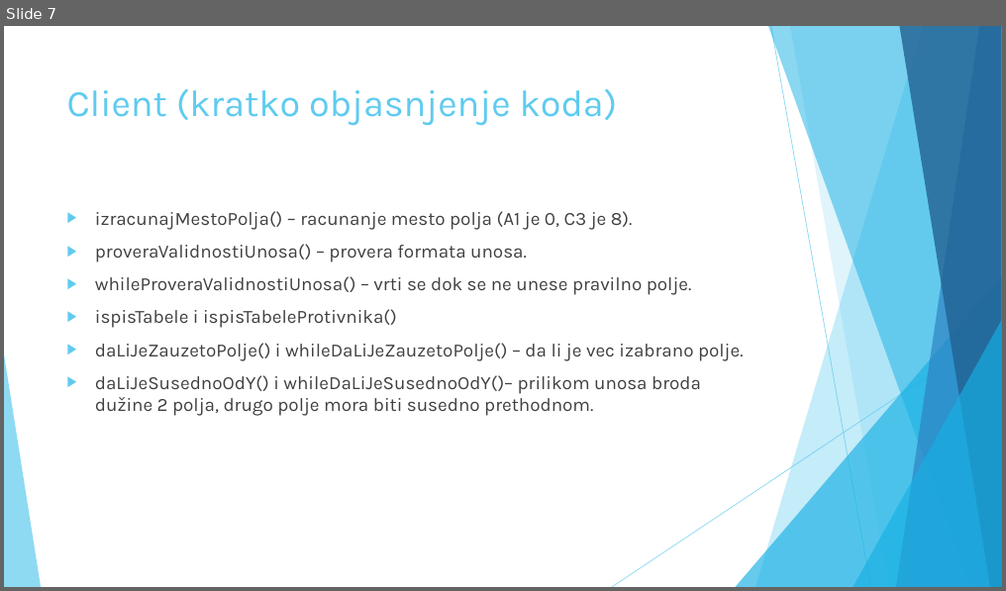
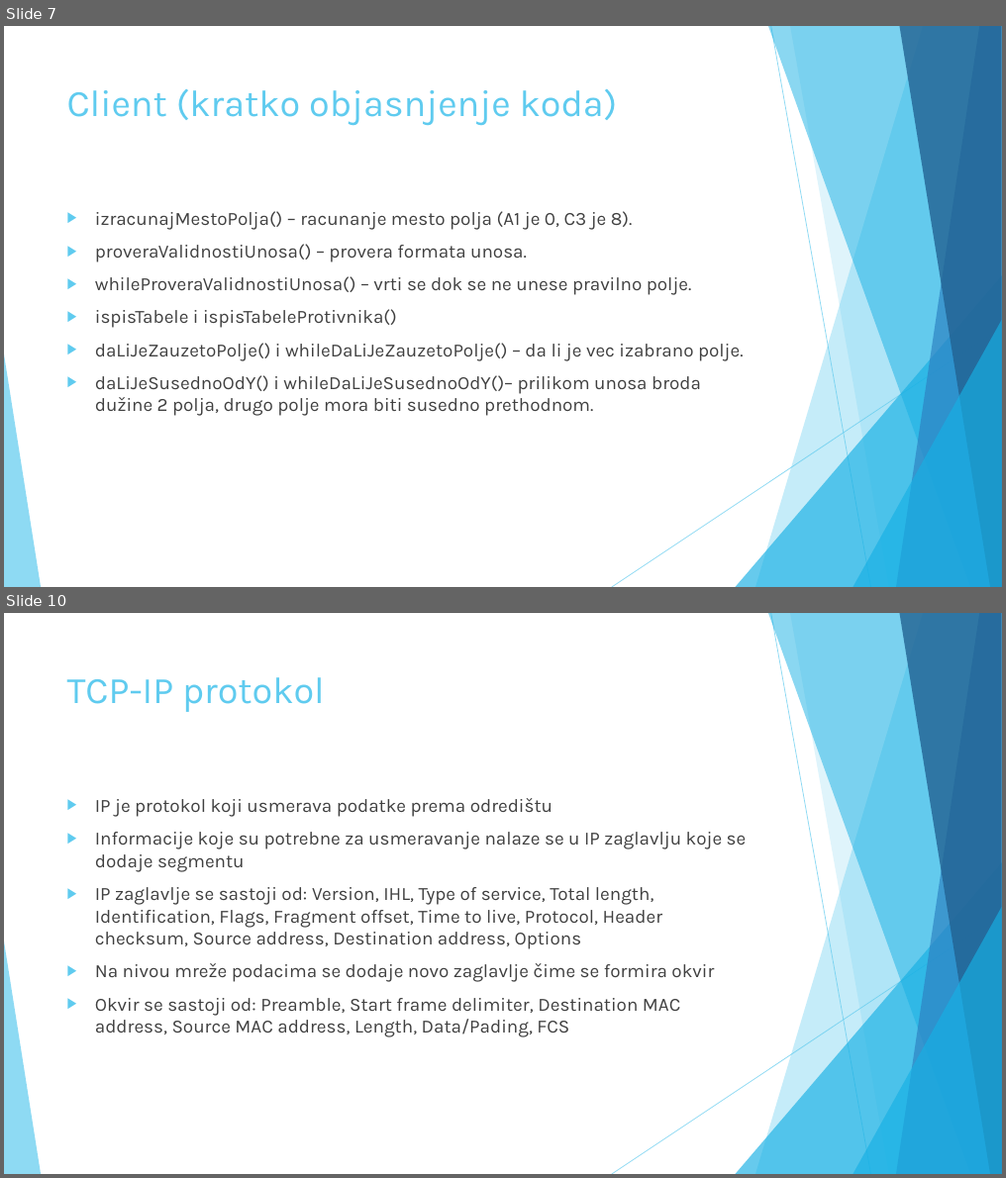
Before and after one commit to stefziv02/ORM_-_Potapanje_brodova, a slide deck: Dokumentacija.pptx. Shown one above the other, each under a label of ours: slide 7 before the commit, slides 7 and 10 after it; the slides between them are not shown. The pictures are 1006x591 and 1006x1178 pixels, drawn with LibreOffice and Linux fonts; fonts in the diff are those of the drawing. Boxes give left, top, right and bottom in pixels: in the first picture for what was removed or moved away, otherwise in the second. Text is boxed around its words. In the diff, an @@ line names an element or a change of style, - is before the commit and + after.

Commit message:
dok update

```diff
--- a/Dokumentacija.pptx
+++ b/Dokumentacija.pptx
@@ slide 10 added at <box>4,613,1002,1174</box>, background #FFFFFF; not listed: 10 template elements that a slide beside it also shows @@
@@ title added at <box>67,677,325,712</box>, 36 pt, text #5FCBEF @@
+TCP-IP protokol
@@ text added at <box>95,798,746,1038</box>, 18 pt, text #404040 @@
+▶ IP je protokol koji usmerava podatke prema odredištu
+▶ Informacije koje su potrebne za usmeravanje nalaze se u IP zaglavlju koje se dodaje segmentu
+▶ IP zaglavlje se sastoji od: Version, IHL, Type of service, Total length, Identification, Flags, Fragment offset, Time to live, Protocol, Header checksum, Source address, Destination address, Options
+▶ Na nivou mreže podacima se dodaje novo zaglavlje čime se formira okvir
+▶ Okvir se sastoji od: Preamble, Start frame delimiter, Destination MAC address, Source MAC address, Length, Data/Pading, FCS
```
Also in this commit, not shown: 2 slides changed, 1 other slide added.
